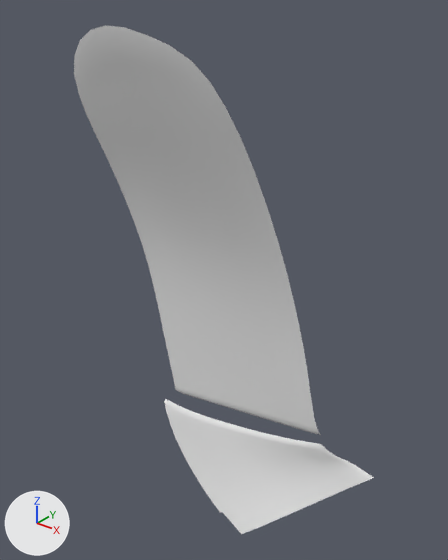
The OBJ model PadForge.App/3DModels/XboxSeries/StellarShift/Decal-Shoulder-Left-Trigger.obj: old version first, new version second.
The view is the same before and after, from a camera (50 mm lens) standing at (-22.8, -69.0, 11.6) and looking at (-39.0, -48.7, -1.0). The lights are fixed; the arrows at lower left show +X, +Y and +Z. The first picture is the older version. Where no turn or scale is listed for an object, it has been applied to the vertices.

In view in the first picture: 'Decal-Shoulder-Left-Trigger'.
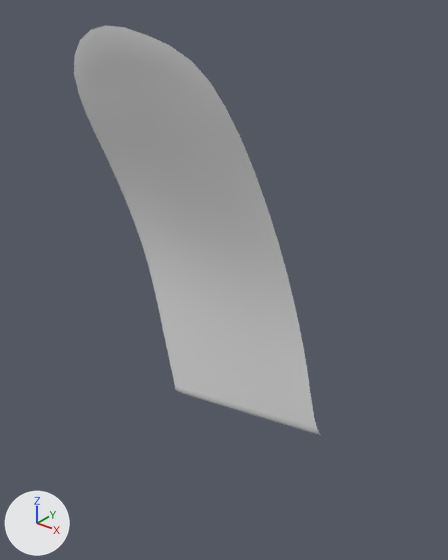
Diff of the bpy script that builds the scene:
```diff
--- a/PadForge.App/3DModels/XboxSeries/StellarShift/Decal-Shoulder-Left-Trigger.obj.py
+++ b/PadForge.App/3DModels/XboxSeries/StellarShift/Decal-Shoulder-Left-Trigger.obj.py
@@ me_decal_shoulder_left_trigger @@
 # used by ob_decal_shoulder_left_trigger; location = (0.0, 0.0, 0.0)
-me_decal_shoulder_left_trigger.from_pydata(...)  # 375 vertices, 326 faces; spans x -46.5..-31.3, y -51.6..-47.0, z -14.3..9.9
+me_decal_shoulder_left_trigger.from_pydata(...)  # 235 vertices, 208 faces; spans x -46.5..-34.0, y -51.6..-47.3, z -10.1..9.9
+# me_decal_shoulder_left_trigger part 1: the loose piece of 140 vertices spanning x -43.8..-31.3, y -50.3..-47.0, z -14.3..-8.4 is deleted
```

Pixel boxes (x1, y1, x2, y2) of what changed, in the pictures (448 x 560 px):
'Decal-Shoulder-Left-Trigger', reshaped (18% narrower, 19% shorter)
    before: (74, 25, 374, 534)
    after: (74, 25, 321, 435)
part 1 of me_decal_shoulder_left_trigger, deleted
    before: (164, 399, 374, 534)
